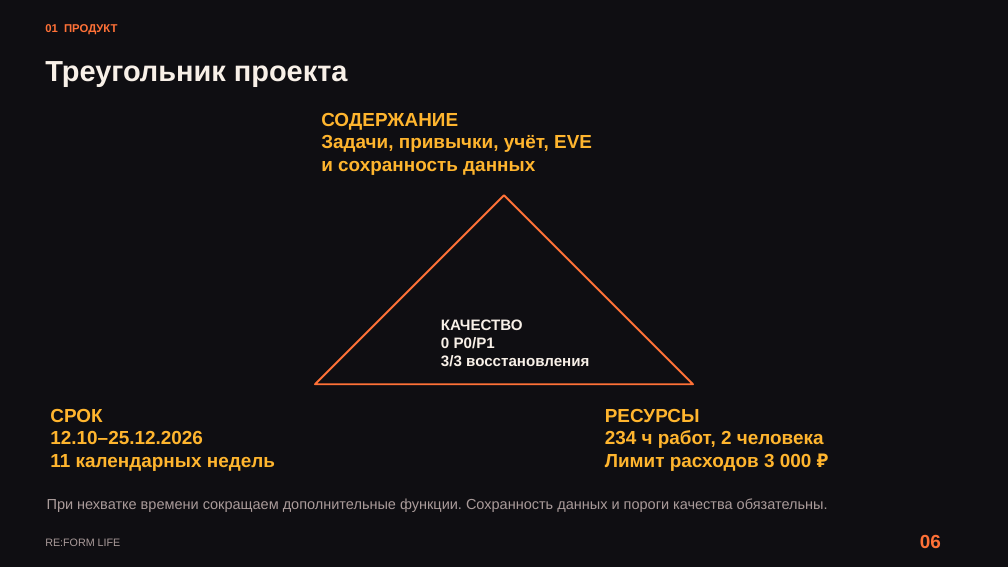
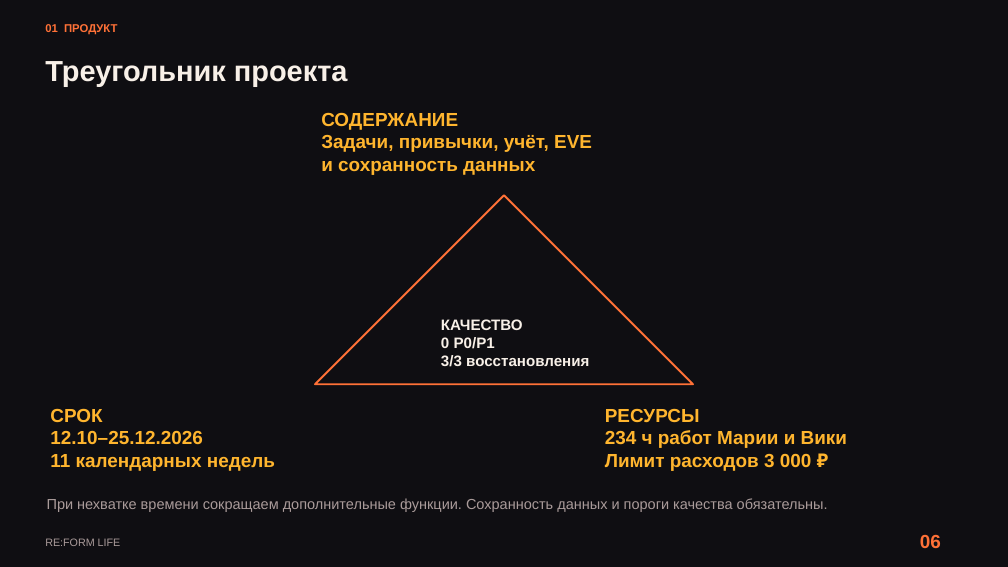
Before and after one commit to kartaamigo/RE-FORM-LIFE, a slide deck: slide 6 of docs/project-plan/RE_FORM_LIFE_Reviewed_Design.pptx. Drawn at 1008x567 pixels with LibreOffice and Linux fonts; fonts in the diff are those of the drawing. Boxes give left, top, right and bottom in pixels: in the first picture for what was removed or moved away, otherwise in the second. Text is boxed around its words. In the diff, an @@ line names an element or a change of style, - is before the commit and + after.

```diff
--- a/docs/project-plan/RE_FORM_LIFE_Reviewed_Design.pptx
+++ b/docs/project-plan/RE_FORM_LIFE_Reviewed_Design.pptx
@@ text at box(605, 430, 847, 448): text changed @@
-234 ч работ, 2 человека
+234 ч работ Марии и Вики
```
Also in this commit, not shown: 20 other slides changed, 7 slides added, 2 slides removed, 3 other files.
